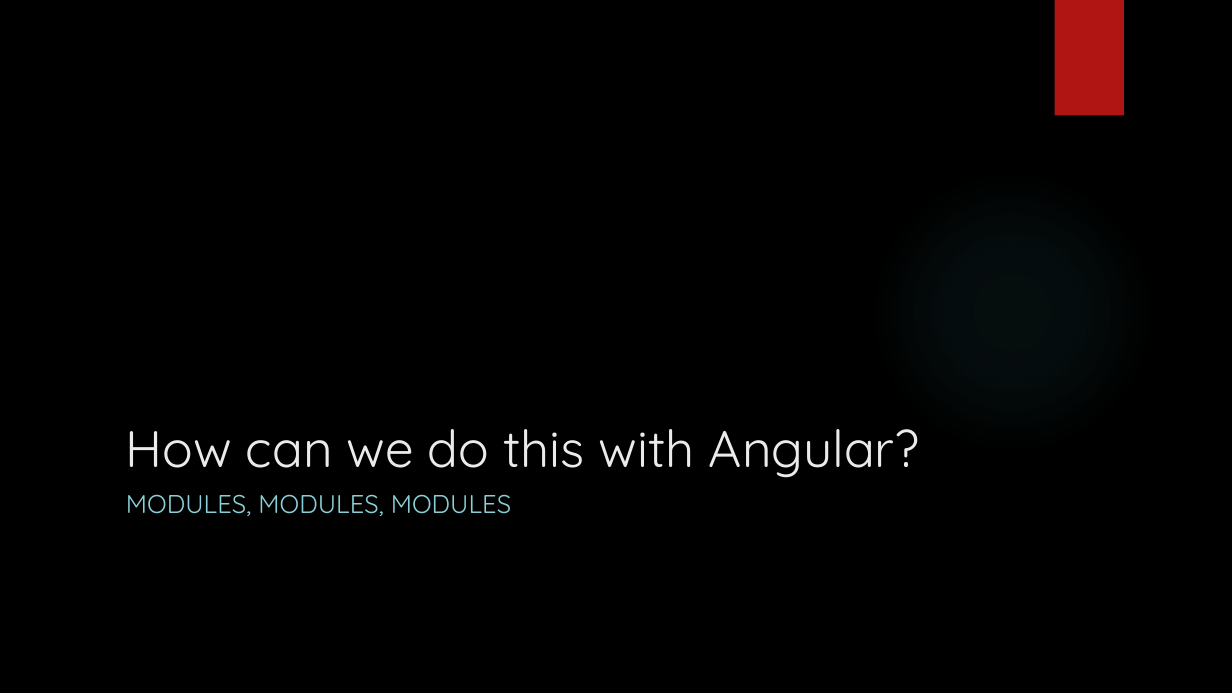
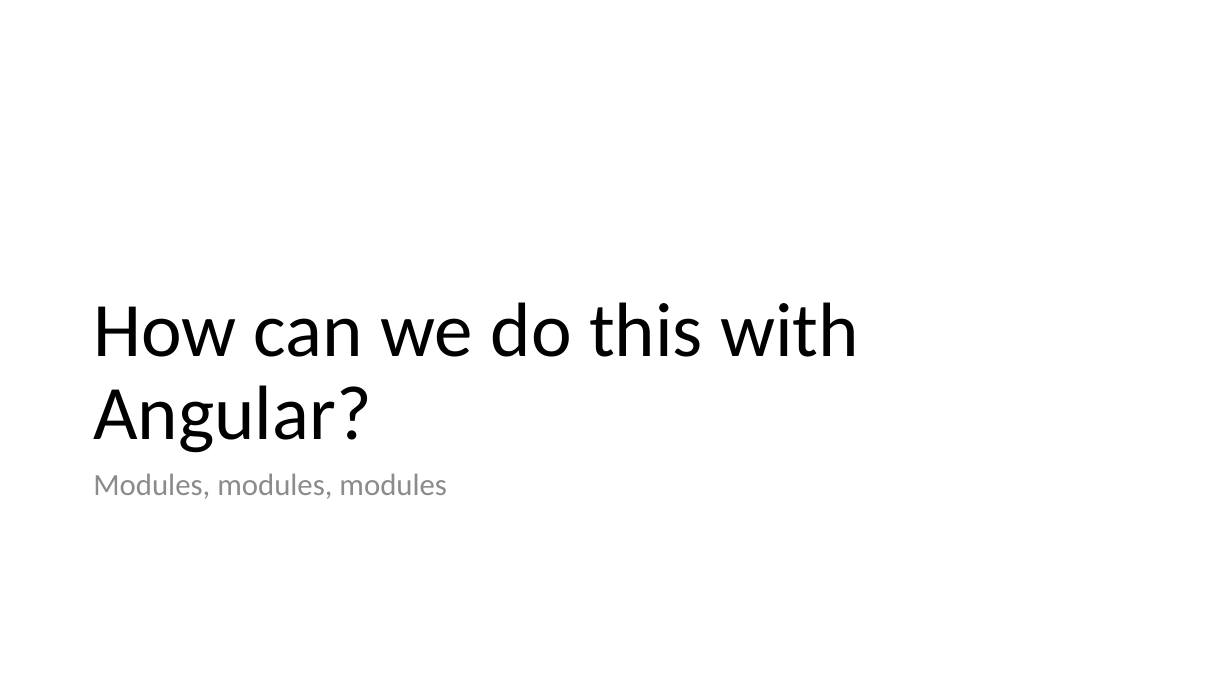
Before and after one commit to buildmotion/custom-angular-modules, a slide deck: slide 9 of presentation/custom-angular-modules.pptx (slide 6 before the commit). Drawn at 1232x693 pixels with LibreOffice and Linux fonts; fonts in the diff are those of the drawing; background and template pictures are left out. Boxes give left, top, right and bottom in pixels: in the first picture for what was removed or moved away, otherwise in the second. Text is boxed around its words. In the diff, an @@ line names an element or a change of style, - is before the commit and + after.

```diff
--- a/presentation/custom-angular-modules.pptx
+++ b/presentation/custom-angular-modules.pptx
@@ background picture (left out) to #FFFFFF @@
@@ rectangle removed at [1055,0,1124,116] @@
@@ title "How can we do this ...": place and size @@
-title "How can we do this ..." at [126,429,920,478]
+title "How can we do this ..." at [93,302,859,453]
@@ title "How can we do this ..." at [93,302,859,453]: size 40 to 60 pt, font Quicksand to Calibri, text colour #EBEBEB to #000000; line spacing 1 to 0.9 @@
@@ ellipse removed at [870,169,1154,454] @@
@@ text at [93,473,447,499]: text changed; size 20 to 24 pt; font Quicksand to Calibri; text colour #8AD0D6 to #8C8C8C @@
-MODULES, MODULES, MODULES
+Modules, modules, modules
```
Also in this commit, not shown: 12 other slides changed, 38 slides added.
